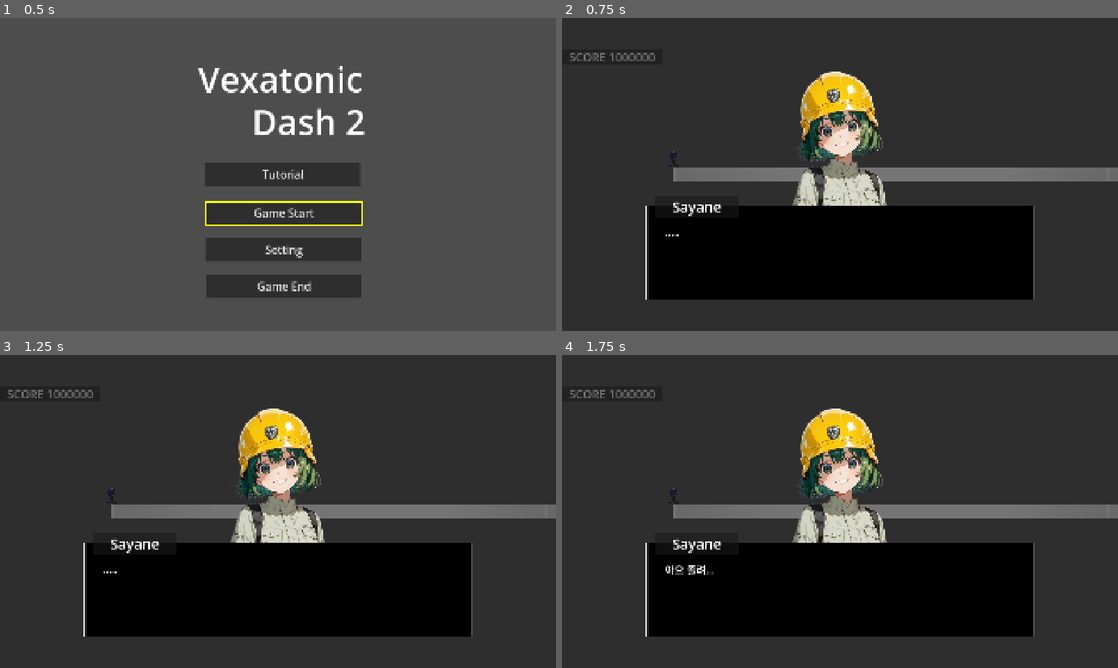
Above: before the commit, frames 1-4 (two rows, left to right).
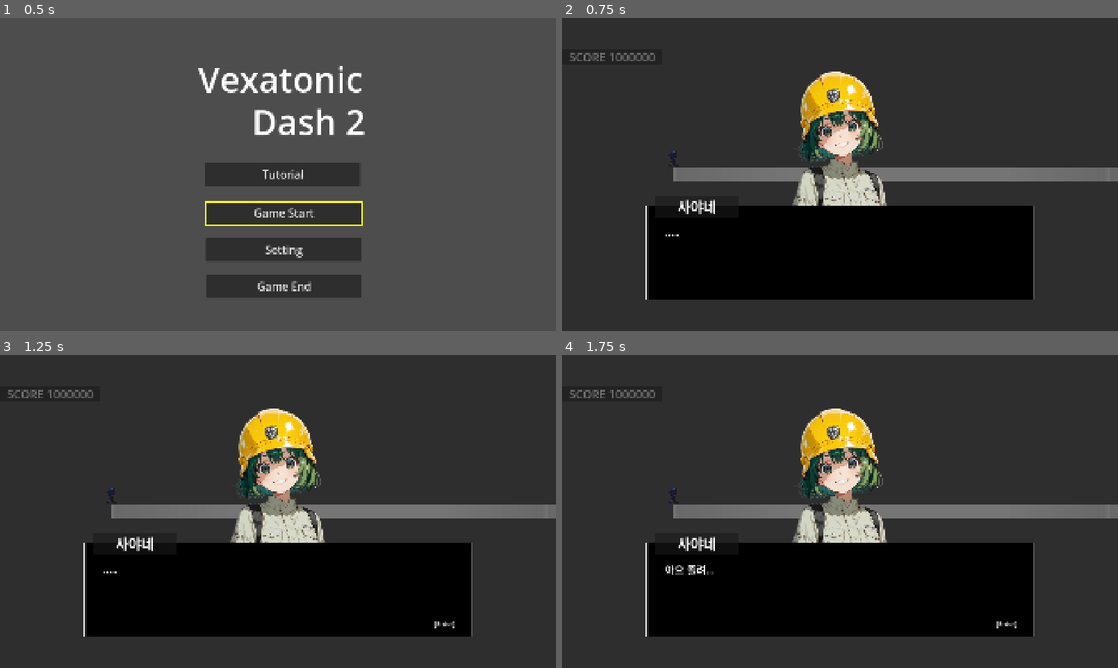
Above: after the commit, the same moments.

Repository: junu192857/Vexatonic-dash-2
Game: Godot game, scene res://Scenes/MainMenu.tscn
Same seed, same stepped clock (60 frames per second), same inputs: the game is played once before the commit and once after it. Sound files missing from this copy of the repository are replaced by a short silence.
Inputs (mouse positions are in pixels of both pictures, inside the frame that each line leads up to):
- Up to frame 1 (0.5 s): no input
- Up to frame 2 (0.75 s): click "Tutorial" at 0.5 s
- Up to frame 3 (1.25 s): no input
- Up to frame 4 (1.75 s): tap Enter at 1.25, 1.35 s; move the mouse to (962, 495) at 1.27 s; hold Right from 1.28 s (still down); click (962, 495) at 1.42 s

Frame 1 is identical in both runs. In frame 2, 0.3% of the frame differs, in the area x 20-29%, y 58-64%; in frame 3, 0.3%, in the area x 20-82%, y 58-88%; in frame 4, 0.3%.

Commit message:
Enter label 추가

Diff:
--- a/vexatonic-dash-2/Scenes/TutorialScene.tscn
+++ b/vexatonic-dash-2/Scenes/TutorialScene.tscn
@@ -53,11 +53,12 @@
 [node name="Line" parent="RhythmManager/CharacterHolder" unique_id=1871678190 instance=ExtResource("11_eggky")]
 visible = false
 
-[node name="TutorialManager" type="Node2D" parent="RhythmManager" unique_id=1079243057 node_paths=PackedStringArray("tutorialHolder", "live2d", "tutorial_script", "tutorial_speaker")]
+[node name="TutorialManager" type="Node2D" parent="RhythmManager" unique_id=1079243057 node_paths=PackedStringArray("tutorialHolder", "live2d", "tutorial_script", "enter_label", "tutorial_speaker")]
 script = ExtResource("12_xkm2r")
 tutorialHolder = NodePath("../../CanvasLayer/TutorialControl/TutorialHolder")
 live2d = NodePath("../../CanvasLayer/TutorialControl/TutorialHolder/Live2D")
 tutorial_script = NodePath("../../CanvasLayer/TutorialControl/TutorialHolder/ScriptHolder/Script")
+enter_label = NodePath("../../CanvasLayer/TutorialControl/TutorialHolder/ScriptHolder/EnterLabel")
 tutorial_speaker = NodePath("../../CanvasLayer/TutorialControl/TutorialHolder/NameHolder/Speaker")
 
 [node name="TutorialBGMPlayer" type="AudioStreamPlayer" parent="RhythmManager/TutorialManager" unique_id=1700013039]
@@ -537,6 +538,21 @@
 text = "Random Text"
 autowrap_mode = 2
 
+[node name="EnterLabel" type="Label" parent="CanvasLayer/TutorialControl/TutorialHolder/ScriptHolder" unique_id=503899387]
+visible = false
+layout_mode = 1
+anchors_preset = -1
+anchor_left = 0.90200007
+anchor_top = 0.81500006
+anchor_right = 0.96900004
+anchor_bottom = 0.92
+offset_left = -0.28808594
+offset_top = -0.060028076
+offset_right = 0.6639404
+offset_bottom = -0.08001709
+theme_override_font_sizes/font_size = 22
+text = "[Enter]"
+
 [node name="NameHolder" type="Panel" parent="CanvasLayer/TutorialControl/TutorialHolder" unique_id=72554070]
 layout_mode = 1
 anchors_preset = -1
@@ -557,7 +573,7 @@
 grow_horizontal = 2
 grow_vertical = 2
 theme_override_font_sizes/font_size = 49
-text = "Sayane"
+text = "사야네"
 horizontal_alignment = 1
 vertical_alignment = 1
 
--- a/vexatonic-dash-2/Scripts/Ingame/RhythmManager.gd
+++ b/vexatonic-dash-2/Scripts/Ingame/RhythmManager.gd
@@ -15,6 +15,7 @@
 @export var leftCover: ColorRect
 
 var time: float
+var need_refresh: bool = true
 var music_started = false
 var game_finished = false
 var time_start_tick: float
@@ -105,6 +106,12 @@
 func _physics_process(delta: float) -> void:
 	if (not game_finished):
 		if (not music_started):
+			if (Setting.is_tutorial and need_refresh):
+				var new_time_start_tick = Time.get_ticks_msec()
+				if new_time_start_tick - time_start_tick > 100.0:
+					time_start_tick = new_time_start_tick
+					need_refresh = false
+					print("need refresh set")
 			time = Time.get_ticks_msec() - time_start_tick - COUNTDOWN_TIME
 			if time >= Setting.sound_offset:
 				musicPlayer.play()
@@ -129,6 +136,7 @@
 			holder.update_visuals(time)
 
 		cameraManager.move(time)
+	print(time)
 
 
 func sort_note_holders():
@@ -287,10 +295,9 @@
 
 func end_game():
 	game_finished = true
-	if (!Setting.is_tutorial):
-		$IngameDataManager.on_song_end(level_path)
-		var result = $IngameDataManager.get_result_data()
-		$IngameUIManager.show_result_2(result)
+	$IngameDataManager.on_song_end(level_path)
+	var result = $IngameDataManager.get_result_data()
+	$IngameUIManager.show_result_2(result)
 
 
 
--- a/vexatonic-dash-2/Scripts/Tutorial/TutorialManager.gd
+++ b/vexatonic-dash-2/Scripts/Tutorial/TutorialManager.gd
@@ -3,12 +3,18 @@
 @export var tutorialHolder: Control
 @export var live2d: TextureRect
 @export var tutorial_script: Label
+@export var enter_label: Label
 @export var tutorial_speaker: Label
 
 var script_tween
 var script_lines: Array[String] = []
 var current_line: int = 0
-var is_typing: bool = false
+var is_typing: bool = false:
+	set(value):
+		enter_label.visible = !value
+
+const EXPLANATION_TRIGGERS = [182.0, 4545.0, 13273.0, 22000.0, 26000.0]
+var trigger_index: int = 0
 
 var phases: Array[Callable] = [
 	start_explanation,
@@ -25,6 +31,13 @@
 	$TutorialBGMPlayer.play()
 	_load_script()
 	start_explanation()
+
+func _process(_delta: float) -> void:
+	if get_tree().paused or trigger_index >= EXPLANATION_TRIGGERS.size():
+		return
+	if get_parent().time >= EXPLANATION_TRIGGERS[trigger_index]:
+		trigger_index += 1
+		start_explanation()
 
 
 func _load_script():
Not shown, changed: vexatonic-dash-2/Charts/Tutorial/Easy.txt
